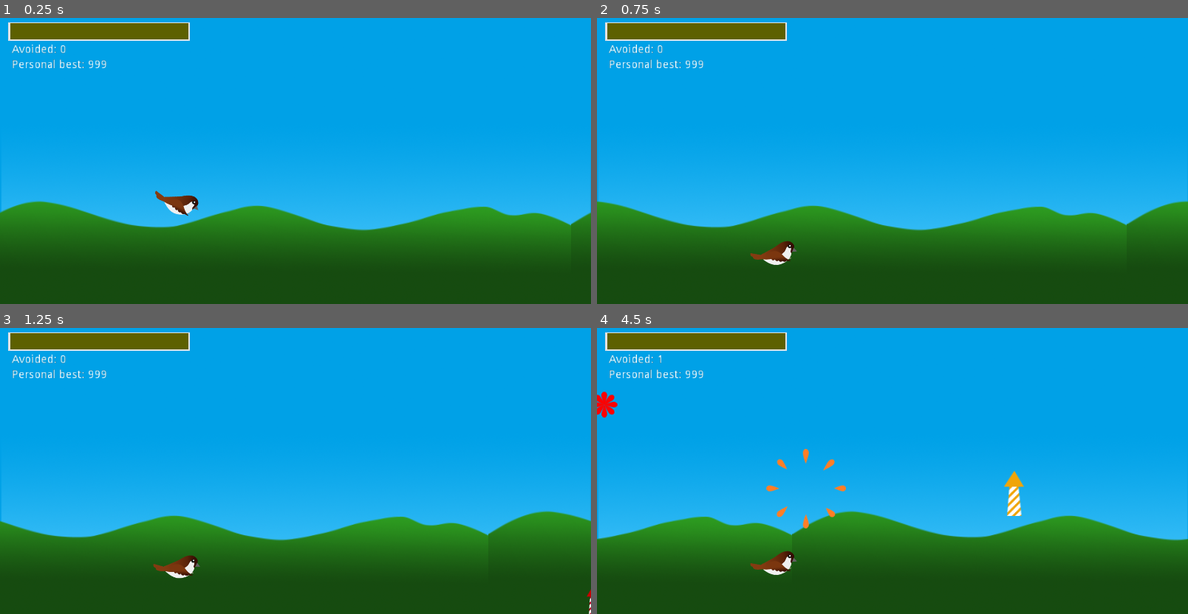
Above: before the commit, frames 1-4 (two rows, left to right).
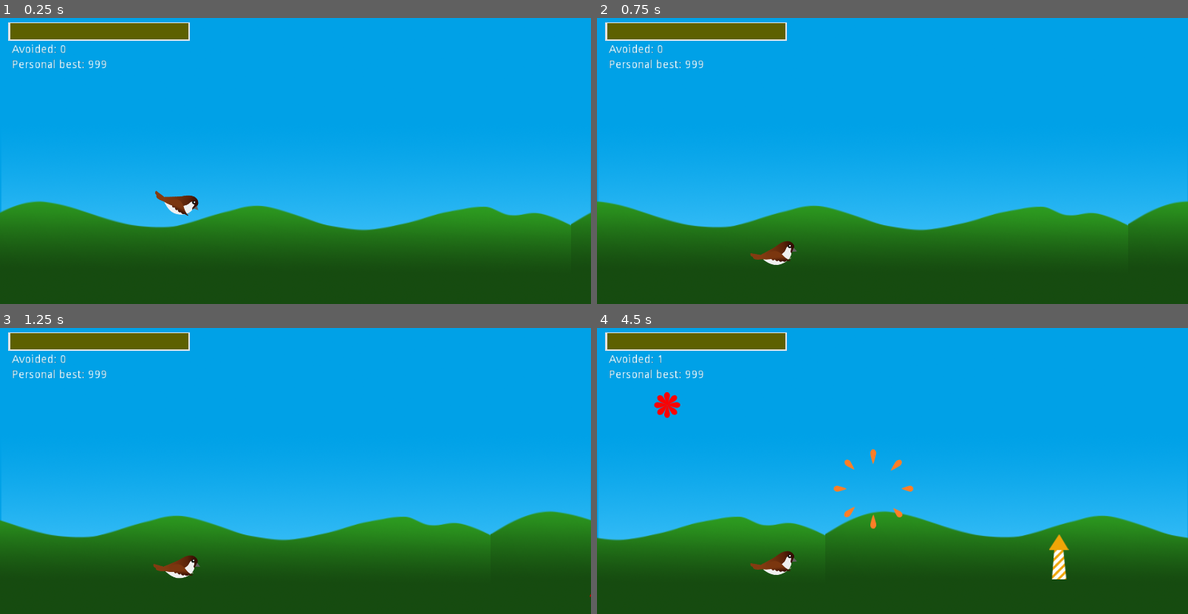
Above: after the commit, the same moments.

Repository: cuadrakev/Mint-Griffon-Game
Game: Godot game, scene res://scenes/Game.tscn
Same seed, same stepped clock (60 frames per second), same inputs: the game is played once before the commit and once after it.
Inputs (mouse positions are in pixels of both pictures, inside the frame that each line leads up to):
- Up to frame 1 (0.25 s): no input
- Up to frame 2 (0.75 s): move the mouse to (1022, 146) at 0.52 s; click (1022, 146) at 0.67 s
- Up to frame 3 (1.25 s): no input
- Up to frame 4 (4.5 s): move the mouse to (774, 485) at 1.27 s; click (774, 485) at 1.42 s; move the mouse to (951, 408) at 2.02 s; click (951, 408) at 2.17 s; move the mouse to (862, 528) at 2.77 s; click (862, 528) at 2.92 s; move the mouse to (1069, 513) at 3.52 s; click (1069, 513) at 3.67 s; move the mouse to (715, 428) at 4.27 s; click (715, 428) at 4.42 s

Frame 1 is identical in both runs. In frame 2, 0.3% of the frame differs, in the area x 1-98%, y 64-74%; in frame 3, 0.6%; in frame 4, 4.4%, in the area x 0-100%, y 22-88%.

Commit message:
Randomized sound pitch

Diff:
--- a/scripts/FireworksNode.gd
+++ b/scripts/FireworksNode.gd
@@ -27,6 +27,7 @@
 		queue_free()
 	if position.x < startPos and get_node("Explosion").visible == false:
 		if not get_node("SwooshPlayer").playing:
+			get_node("SwooshPlayer").pitch_scale += rng.randf_range(0.9, -0.2)
 			get_node("SwooshPlayer").play()
 		position.y -= initVel * delta * mult
 		initVel -= GRAVITY * delta * mult
--- a/scripts/SceneScript.gd
+++ b/scripts/SceneScript.gd
@@ -24,7 +24,7 @@
 	speedMult = 1
 	PB = get_node("/root/Scene/CanvasLayer/StressBar/ProgressBar")
 
-func _process(delta):
+func _physics_process(delta):
 	timer += delta * speedMult
 	if timer >= time_out:
 		spawn_next()
@@ -32,7 +32,7 @@
 		var rand = rng.randf_range(-0.2, 0.3)
 		time_out = 1 + rand
 		timer = 0
-		speedMult += 0.05
+		speedMult += 0.005
 		speedMult = min(speedMult, maximumSpeed)
 	if PB.value > 0 :
 		PB.value -= delta * speedMult
